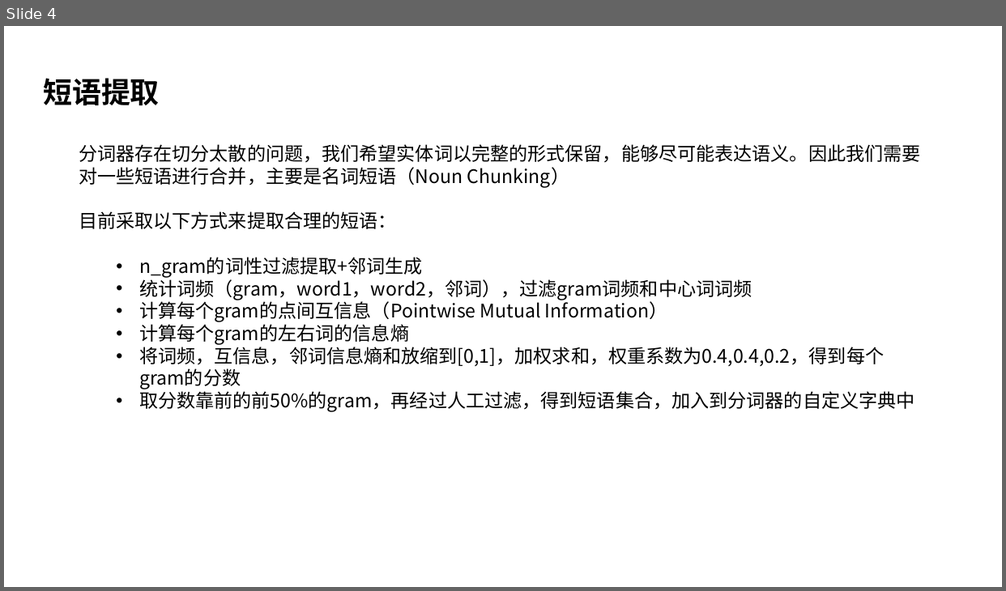
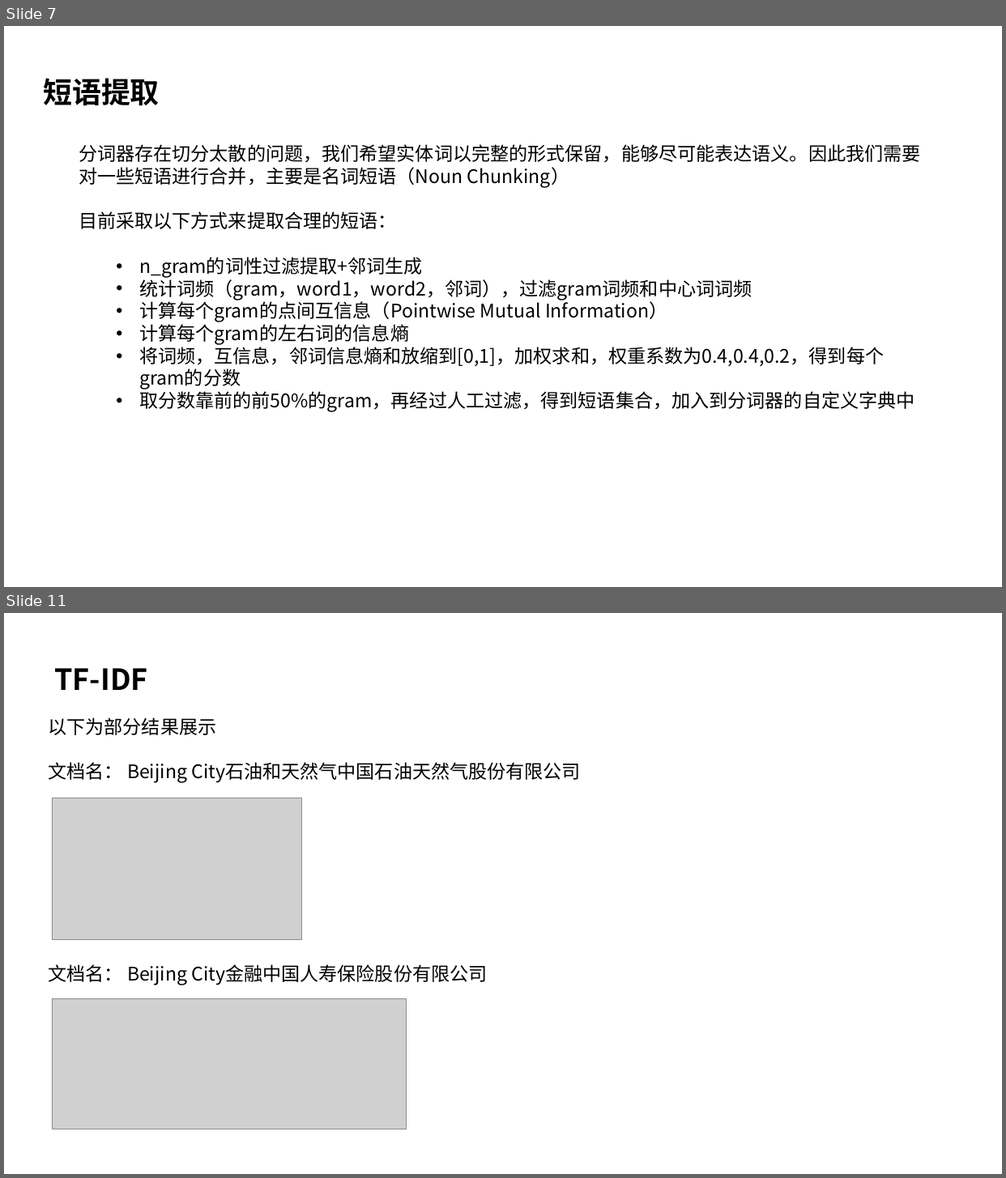
Before and after one commit to stevewyl/csr_report, a slide deck: CSR报告文本处理流程.pptx. Shown one above the other, each under a label of ours: slide 4 before the commit, slides 7 and 11 after it; the slides between them are not shown. The pictures are 1006x591 and 1006x1178 pixels, drawn with LibreOffice and Linux fonts; fonts in the diff are those of the drawing; grey boxes stand for pictures. Boxes give left, top, right and bottom in pixels: in the first picture for what was removed or moved away, otherwise in the second. Text is boxed around its words. In the diff, an @@ line names an element or a change of style, - is before the commit and + after.

```diff
--- a/CSR报告文本处理流程.pptx
+++ b/CSR报告文本处理流程.pptx
@@ slide 11 added at <box>4,613,1002,1174</box>, background #FFFFFF @@
@@ text added at <box>54,668,147,690</box>, 28 pt, text #000000, bold @@
+TF-IDF
@@ text added at <box>48,717,581,985</box>, 18 pt, text #000000 @@
+以下为部分结果展示
+文档名： Beijing City石油和天然气中国石油天然气股份有限公司
+文档名： Beijing City金融中国人寿保险股份有限公司
@@ picture added at <box>53,798,302,940</box> @@
@@ picture added at <box>53,999,407,1130</box> @@
@@ what was slide 4 is now slide 7 @@
```
Also in this commit, not shown: 5 slides changed, 6 other slides added, 1 slide removed, 31 other files.
